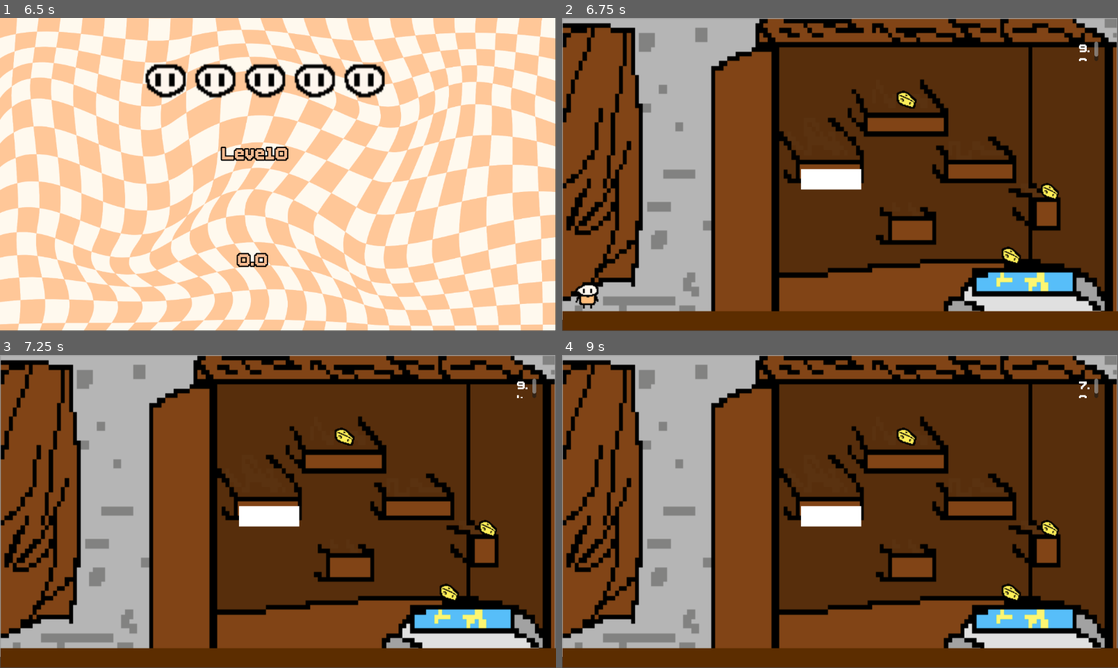
Above: before the commit, frames 1-4 (two rows, left to right).
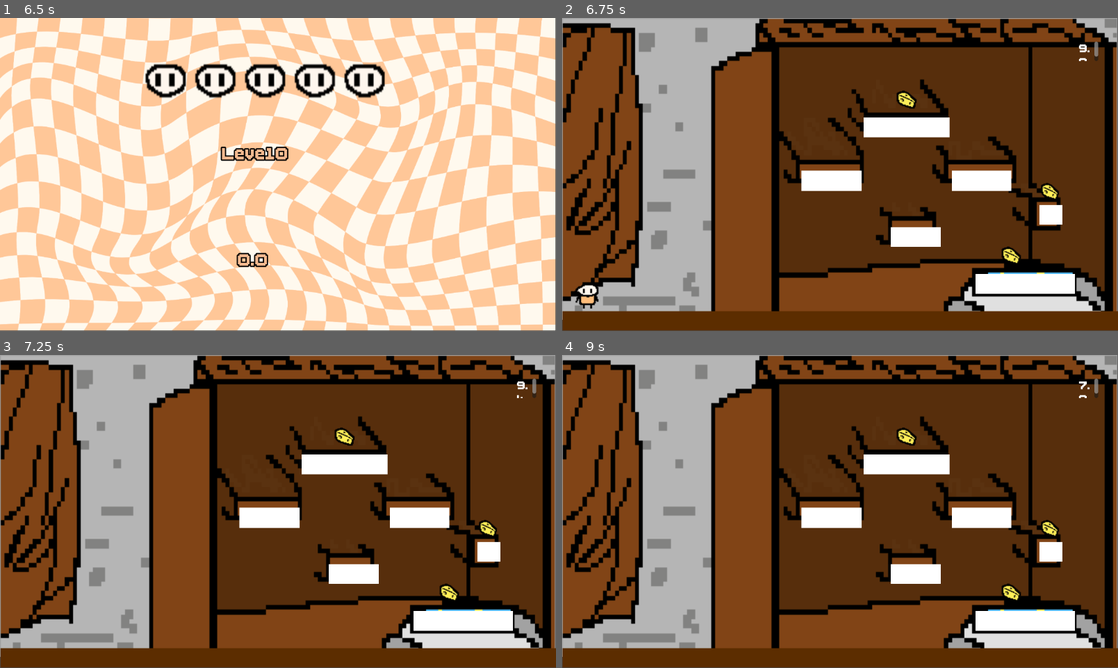
Above: after the commit, the same moments.

Repository: Doctor-Quack/Lil-Ware-Game
Game: Godot game, scene res://Scenes/title_screen.tscn
Two runs of this game, one before a commit and one after it. Both use one fixed random seed, a clock stepped at 60 frames per second and the inputs below.
Inputs (mouse positions are in pixels of both pictures, inside the frame that each line leads up to):
- Up to frame 1 (6.5 s): click "Start Run" at 0.5 s; tap Enter (ui_accept) at 1.25, 1.52, 2.27, 3.5, 3.77, 4.52, 5, 5.27, 5.75 s; move the mouse to (400, 158) at 1.27 s; hold Right (ui_right) 1.28-2.78 s; tap Alt every 1.5 s from 1.35 to 5.85 s; click (400, 158) at 1.42 s; move the mouse to (166, 190) at 2.02 s; tap Shift at 2.1, 3.6, 5.1 s; move the mouse to (333, 105) at 2.77 s; hold Left (ui_left) 2.78-3.53 s; move the mouse to (250, 237) at 3.52 s; hold Right (ui_right) 3.53-5.03 s; click (250, 237) at 3.67 s; move the mouse to (444, 221) at 4.27 s; move the mouse to (111, 127) at 5.02 s; hold Left (ui_left) 5.03-5.78 s; move the mouse to (305, 174) at 5.77 s; hold Right (ui_right) from 5.78 s (still down); click (305, 174) at 5.92 s
- Up to frame 2 (6.75 s): tap Enter (ui_accept) at 6.5 s; move the mouse to (756, 96) at 6.52 s; release Right (ui_right) at 6.53 s; hold Left (ui_left) from 6.53 s (still down); tap Shift at 6.6 s
- Up to frame 3 (7.25 s): keep holding Left (ui_left); tap Enter (ui_accept) at 6.77 s
- Up to frame 4 (9 s): tap Enter (ui_accept) at 7.25, 7.52, 8.27 s; move the mouse to (962, 495) at 7.27 s; tap Alt at 7.35, 8.85 s; move the mouse to (728, 527) at 8.02 s; release Left (ui_left) at 8.03 s; hold Right (ui_right) from 8.03 s (still down); tap Shift at 8.1 s; click (728, 527) at 8.17 s; move the mouse to (895, 442) at 8.77 s

Frame 1 is identical in both runs. In frame 2, 3.9% of the frame differs, in the area x 42-93%, y 31-89%; in frame 3, 3.9%; in frame 4, 3.9%.

Commit message:
finished second minigame
the second clicker minigame is finished, but can't be accessed in the game, checking currently to see why the levels will not progress. had 1 crash. i understand a lot more about gdscript than before now.

Diff:
--- /dev/null
+++ b/Scenes/apple.gd
@@ -0,0 +1,5 @@
+extends TextureButton
+@onready var parent = $".."
+func _on_pressed() -> void:
+	hide()
+	parent.buttons_pressed += 1
--- a/Scenes/minigame_1.tscn
+++ b/Scenes/minigame_1.tscn
@@ -79,8 +79,7 @@
 shape = SubResource("RectangleShape2D_8vltv")
 
 [node name="platform2" type="StaticBody2D" parent="." unique_id=963518062]
-visible = false
-position = Vector2(1057, -92)
+position = Vector2(1062.9999, -89)
 scale = Vector2(-0.17860988, 1.0199993)
 
 [node name="ColorRect" type="ColorRect" parent="platform2" unique_id=1341246171]
@@ -95,9 +94,8 @@
 shape = SubResource("RectangleShape2D_8vltv")
 
 [node name="platform3" type="StaticBody2D" parent="." unique_id=743581098]
-visible = false
 position = Vector2(785, -192)
-scale = Vector2(-0.105949685, 1.0107222)
+scale = Vector2(-0.08991663, 1.0290484)
 
 [node name="ColorRect" type="ColorRect" parent="platform3" unique_id=923877582]
 offset_left = 1.0
@@ -111,7 +109,7 @@
 shape = SubResource("RectangleShape2D_8vltv")
 
 [node name="platform4" type="StaticBody2D" parent="." unique_id=313001281]
-position = Vector2(620, -326.00003)
+position = Vector2(621, -323)
 scale = Vector2(-0.1085788, 1.0520376)
 
 [node name="ColorRect" type="ColorRect" parent="platform4" unique_id=266336506]
@@ -126,8 +124,7 @@
 shape = SubResource("RectangleShape2D_8vltv")
 
 [node name="platform5" type="StaticBody2D" parent="." unique_id=1486979136]
-visible = false
-position = Vector2(931.00006, -331.00003)
+position = Vector2(931, -323)
 scale = Vector2(-0.10624996, 1.0527717)
 
 [node name="ColorRect" type="ColorRect" parent="platform5" unique_id=957877800]
@@ -142,8 +139,7 @@
 shape = SubResource("RectangleShape2D_8vltv")
 
 [node name="platform6" type="StaticBody2D" parent="." unique_id=757530230]
-visible = false
-position = Vector2(625, -417)
+position = Vector2(625, -413)
 scale = Vector2(0.15448524, 1.0190073)
 
 [node name="ColorRect" type="ColorRect" parent="platform6" unique_id=1626386407]
@@ -158,7 +154,6 @@
 shape = SubResource("RectangleShape2D_8vltv")
 
 [node name="platform7" type="StaticBody2D" parent="." unique_id=1193000724]
-visible = false
 position = Vector2(989, -228)
 scale = Vector2(0.041965853, 1.0132309)
 
--- /dev/null
+++ b/Scenes/minigame_2.gd
@@ -0,0 +1,16 @@
+extends Node2D
+@onready var minigame_timer: Node2D = $minigame_timer
+var buttons_pressed := 0
+var timer_end = false
+func _ready() -> void:
+	await minigame_timer.Timer(7.0)
+	timer_end = true
+func _process(delta: float) -> void:
+	if buttons_pressed == 4:
+		get_tree().change_scene_to_file("res://Scenes/done_screen.tscn")
+	else:
+		get_tree().change_scene_to_file("res://Scenes/level_scene")
+	if timer_end:
+		Global.livs -= 1
+		Global.minigames_done -=1
+		get_tree().change_scene_to_file("res://Scenes/level_scene.tscn")
--- a/Scenes/minigame_2.tscn
+++ b/Scenes/minigame_2.tscn
@@ -1,3 +1,77 @@
 [gd_scene format=3 uid="uid://bwryocvbsidy0"]
 
+[ext_resource type="Script" uid="uid://c6r3vah5tph7l" path="res://Scenes/minigame_2.gd" id="1_dfb65"]
+[ext_resource type="Texture2D" uid="uid://dt20be17y06ox" path="res://textures/Screenshot 2026-10-25 at 2.45.21 pm.png" id="1_he4ew"]
+[ext_resource type="Texture2D" uid="uid://buutq8wp4kbvn" path="res://textures/New Piskel-1.png (1).png" id="2_l4g8r"]
+[ext_resource type="Script" uid="uid://ny0p4y8mw80a" path="res://Scenes/apple.gd" id="4_rfxq2"]
+
 [node name="minigame_2" type="Node2D" unique_id=384306619]
+script = ExtResource("1_dfb65")
+
+[node name="TextureRect" type="TextureRect" parent="." unique_id=1972084752]
+offset_left = 0.99999994
+offset_right = 1785.0
+offset_bottom = 890.0
+scale = Vector2(0.6472129, 0.7287617)
+texture = ExtResource("1_he4ew")
+
+[node name="apple" type="TextureButton" parent="TextureRect" unique_id=2080192524]
+layout_mode = 0
+offset_left = 237.94333
+offset_top = 631.20776
+offset_right = 277.94333
+offset_bottom = 671.20776
+scale = Vector2(5.448623, 4.755717)
+texture_normal = ExtResource("2_l4g8r")
+texture_pressed = ExtResource("2_l4g8r")
+script = ExtResource("4_rfxq2")
+
+[node name="apple2" type="TextureButton" parent="TextureRect" unique_id=512124775]
+layout_mode = 0
+offset_left = 536.145
+offset_top = 413.02942
+offset_right = 576.145
+offset_bottom = 453.02942
+scale = Vector2(5.448623, 4.755717)
+texture_normal = ExtResource("2_l4g8r")
+texture_pressed = ExtResource("2_l4g8r")
+script = ExtResource("4_rfxq2")
+
+[node name="apple3" type="TextureButton" parent="TextureRect" unique_id=562443192]
+layout_mode = 0
+offset_left = 931.68726
+offset_top = 717.65576
+offset_right = 971.68726
+offset_bottom = 757.65576
+scale = Vector2(5.448623, 4.755717)
+texture_normal = ExtResource("2_l4g8r")
+texture_pressed = ExtResource("2_l4g8r")
+script = ExtResource("4_rfxq2")
+
+[node name="apple4" type="TextureButton" parent="TextureRect" unique_id=452688470]
+layout_mode = 0
+offset_left = 1234.5242
+offset_top = 413.0294
+offset_right = 1274.5242
+offset_bottom = 453.0294
+scale = Vector2(5.448623, 4.755717)
+texture_normal = ExtResource("2_l4g8r")
+texture_pressed = ExtResource("2_l4g8r")
+script = ExtResource("4_rfxq2")
+
+[node name="apple5" type="TextureButton" parent="TextureRect" unique_id=1050006258]
+layout_mode = 0
+offset_left = 834.3468
+offset_top = 533.78217
+offset_right = 874.3468
+offset_bottom = 573.78217
+scale = Vector2(5.448623, 4.755717)
+texture_normal = ExtResource("2_l4g8r")
+texture_pressed = ExtResource("2_l4g8r")
+script = ExtResource("4_rfxq2")
+
+[connection signal="pressed" from="TextureRect/apple" to="TextureRect/apple" method="_on_pressed"]
+[connection signal="pressed" from="TextureRect/apple2" to="TextureRect/apple2" method="_on_pressed"]
+[connection signal="pressed" from="TextureRect/apple3" to="TextureRect/apple3" method="_on_pressed"]
+[connection signal="pressed" from="TextureRect/apple4" to="TextureRect/apple4" method="_on_pressed"]
+[connection signal="pressed" from="TextureRect/apple5" to="TextureRect/apple5" method="_on_pressed"]
Not shown, added: Scenes/apple.gd.uid
Not shown, added: Scenes/minigame_2.gd.uid
Binary file added: textures/New Piskel-1.png (1).png
Not shown, added: textures/New Piskel-1.png (1).png.import
Binary file added: textures/Screenshot 2026-10-25 at 2.45.21 pm.png
Not shown, added: textures/Screenshot 2026-10-25 at 2.45.21 pm.png.import
